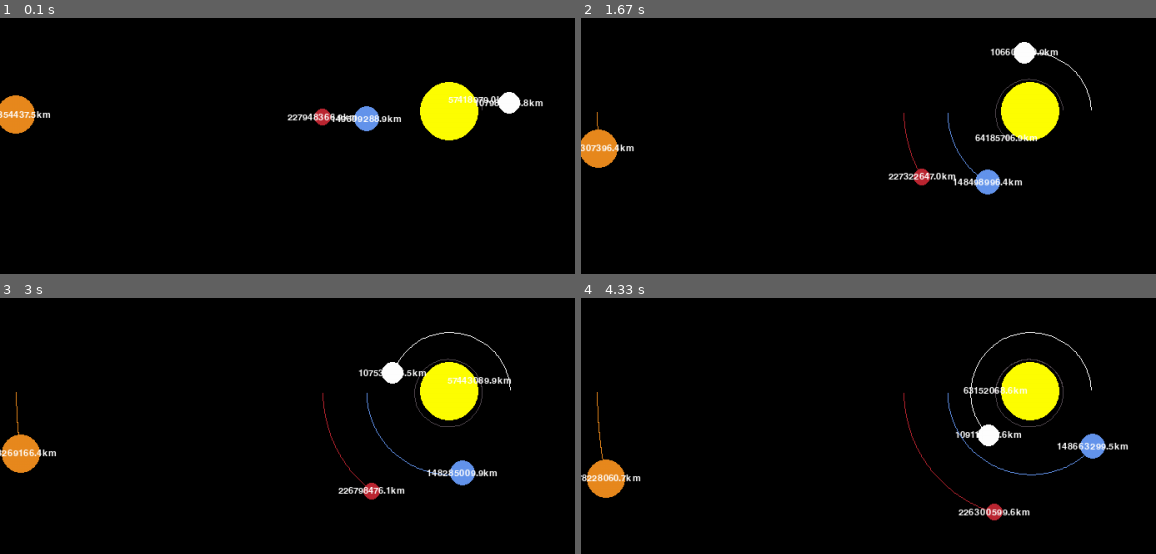
Above: before the commit, frames 1-4 (two rows, left to right).
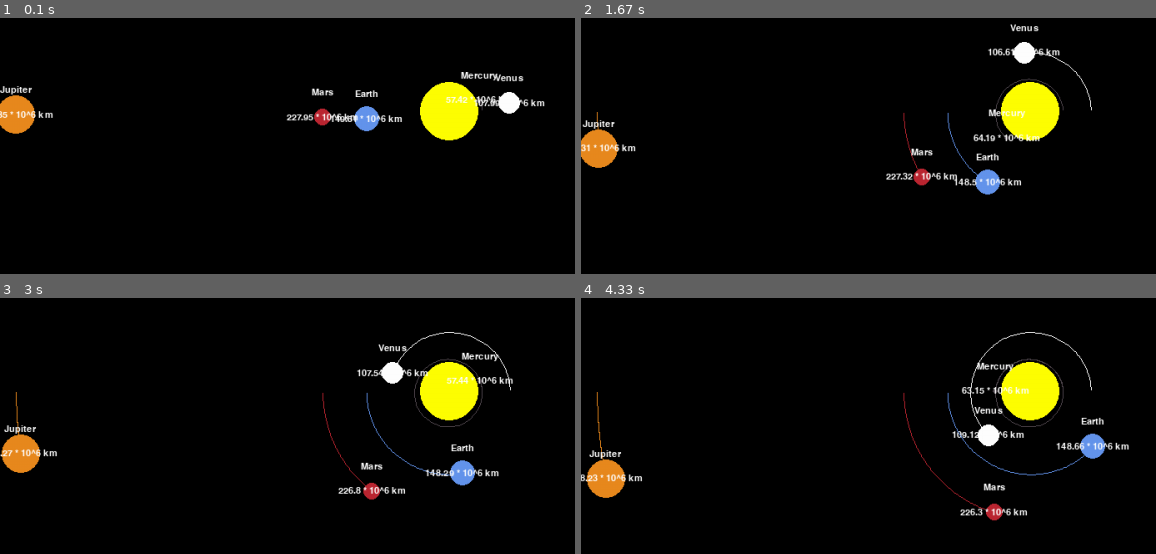
Above: after the commit, the same moments.

Repository: magnoClovis/Solar-System-with-Pygame
Game: pygame game, started from Solar System.py
The game is run twice, just before and just after one commit, with the same random seed, the same clock (stepped at 60 frames per second) and the same inputs.
Inputs (mouse positions are in pixels of both pictures, inside the frame that each line leads up to):
- Up to frame 1 (0.1 s): no input
- Up to frame 2 (1.67 s): click (1029, 112) at 0.38 s; click (outside the picture) at 0.72 s; click (outside the picture) at 1.05 s; click (862, 227) at 1.38 s
- Up to frame 3 (3 s): click (outside the picture) at 1.72 s; click (outside the picture) at 2.05 s; click (outside the picture) at 2.38 s; click (outside the picture) at 2.72 s
- Up to frame 4 (4.33 s): click (outside the picture) at 3.05 s; click (outside the picture) at 3.38 s; click (1018, 461) at 3.72 s; click (outside the picture) at 4.05 s

The runs differ from the first frame. In frame 1, 1.4% of the frame differs, in the area x 0-95%, y 21-41%; in frame 2, 1.6%; in frame 3, 1.6%; in frame 4, 1.7%, in the area x 0-96%, y 25-86%.

Commit message:
Update Solar System.py

Diff:
--- a/Solar System.py
+++ b/Solar System.py
@@ -19,7 +19,7 @@
 YELLOW = (255, 255, 0)
 BLUE = (100, 149, 237)
 RED = (188, 39, 50)
-DARK_GREY = (80, 71, 78)
+DARK_GRAY = (80, 71, 78)
 ORANGE = (233, 138, 30)
 BROWN = (255, 210, 160)
 DARK_BLUE = (0,0,153)
@@ -37,7 +37,7 @@
 
 
 
-    def __init__(self, x, y, radius, color, mass):
+    def __init__(self, x, y, radius, color, mass, name):
         self.x = x
         self.y = y
         self.radius = radius * self.PROPORTION
@@ -53,6 +53,7 @@
         self.x_vel = 0
         self.y_vel = 0
         self.max_length = False
+        self.name = name
 
     def draw(self, win):
         x = self.x * self.SCALE + WIDTH / 2
@@ -79,12 +80,16 @@
                 self.orbit.pop(0) # remove the line orbit as the moviment flows
             '''
 
+        name_text = FONT.render(f"{self.name}", 1, WHITE)
+        win.blit(name_text, (x - name_text.get_width()/2, y - 35))
 
         pygame.draw.circle(win, self.color, (x,y), self.radius)
 
         if not self.sun:
-            distance_text = FONT.render(f"{round(self.distance_to_sun/1000, 1)}km", 1, WHITE)
+            distance_text = FONT.render(f"{round(self.distance_to_sun/10**9, 2)} * 10^6 km", 1, WHITE)
             win.blit(distance_text, (x - distance_text.get_width()/2, y - distance_text.get_height()/2))
+
+
 
     def attraction(self, other):
         other_x, other_y = other.x, other.y
@@ -129,40 +134,41 @@
 
     # (x, y, radius, color, mass)
 
-    sun = Planet(0, 0, 35, YELLOW, 1.98892 * 10**30)
+    sun = Planet(0, 0, 35, YELLOW, 1.98892 * 10**30, "Sun")
     sun.sun = True
 
-    mercury = Planet(0.387 * Planet.AU, 0, 3, DARK_GREY, 0.330 * 10**24)
+    mercury = Planet(0.387 * Planet.AU, 0, 3, DARK_GRAY, 0.330 * 10**24, "Mercury")
     mercury.y_vel = -48.92 * 1000 # m/s
 
-
-    venus = Planet(0.723 * Planet.AU, 0, 13, WHITE, 4868.5 * 10**21)
+    venus = Planet(0.723 * Planet.AU, 0, 13, WHITE, 4868.5 * 10**21, "Venus")
     venus.y_vel = -35.02 * 1000 # m/s
 
-    earth = Planet(-1 * Planet.AU, 0, 15, BLUE, 5973.6 * 10**21)
+    earth = Planet(-1 * Planet.AU, 0, 15, BLUE, 5973.6 * 10**21, "Earth")
     earth.y_vel = 29.783 * 1000 # m/s
 
-    mars = Planet(-1.524 * Planet.AU, 0, 10, RED, 641.85 * 10**21)
+    mars = Planet(-1.524 * Planet.AU, 0, 10, RED, 641.85 * 10**21, "Mars")
     mars.y_vel = 24.077 * 1000 # m/s
 
-    jupiter  = Planet(-5.203 * Planet.AU, 0, 23, ORANGE, 1898.6 * 10**21)
+    jupiter  = Planet(-5.203 * Planet.AU, 0, 23, ORANGE, 1898.6 * 10**21, "Jupiter")
     jupiter.y_vel = 13.05 * 1000 # m/s
 
-    saturn = Planet(-9.537 * Planet.AU, 0, 21, BROWN, 568460 * 10**21)
+    saturn = Planet(-9.537 * Planet.AU, 0, 21, BROWN, 568460 * 10**21, "Saturn")
     saturn.y_vel = 9.64 * 1000 # m/s
 
-    uranus = Planet(-19.23 * Planet.AU, 0, 17, CYAN, 86832 * 10**21)
+    uranus = Planet(-19.23 * Planet.AU, 0, 17, CYAN, 86832 * 10**21, "Uranus")
     uranus.y_vel = 6.81 * 1000 # m/s
 
-    neptune = Planet(-30.10 * Planet.AU, 0, 17, DARK_BLUE, 102430 * 10**21)
+    neptune = Planet(-30.10 * Planet.AU, 0, 17, DARK_BLUE, 102430 * 10**21, "Neptune")
     neptune.y_vel = 5.43 * 1000 # m/s
 
-    pluto = Planet(-39.3 * Planet.AU, 0, 3, LIGHT_GRAY, 13.105 * 10**21)
+    pluto = Planet(-39.3 * Planet.AU, 0, 3, LIGHT_GRAY, 13.105 * 10**21, "Pluto")
     pluto.y_vel = 4.72 * 1000 # m/s
 
-
-
-    planets = [sun, mercury, venus, earth, mars, jupiter, saturn, uranus, neptune, pluto]
+    sedna = Planet( -960 * Planet.AU, 0, 1000, CYAN, 1 * 10**21, "Sedna")
+    sedna.y_vel = 1.04 * 1000 # m/s
+
+
+    planets = [sun, mercury, venus, earth, mars, jupiter, saturn, uranus, neptune, pluto, sedna]
 
     # glTranslatef(0.0, 0.0, -5.0)
     moving = True
